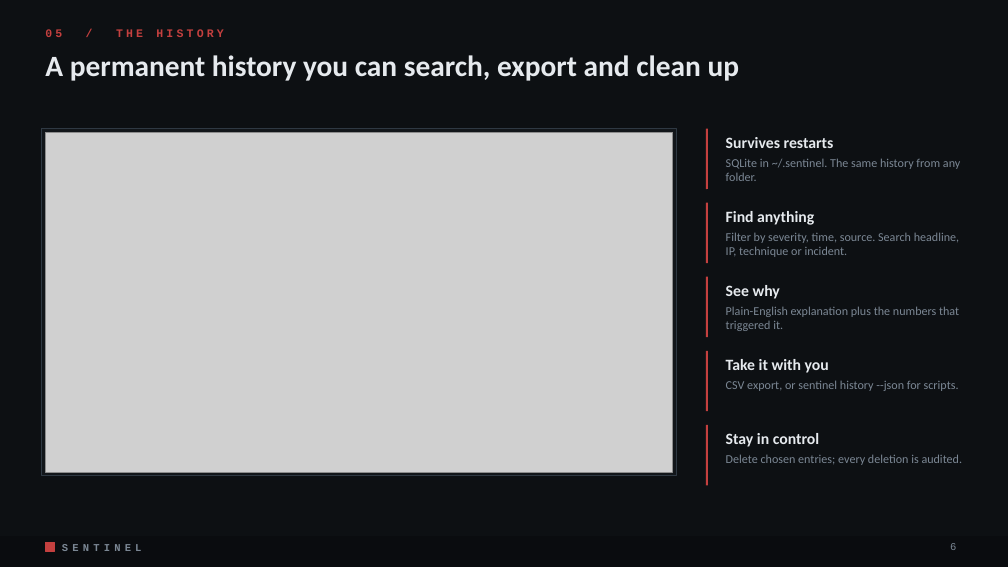
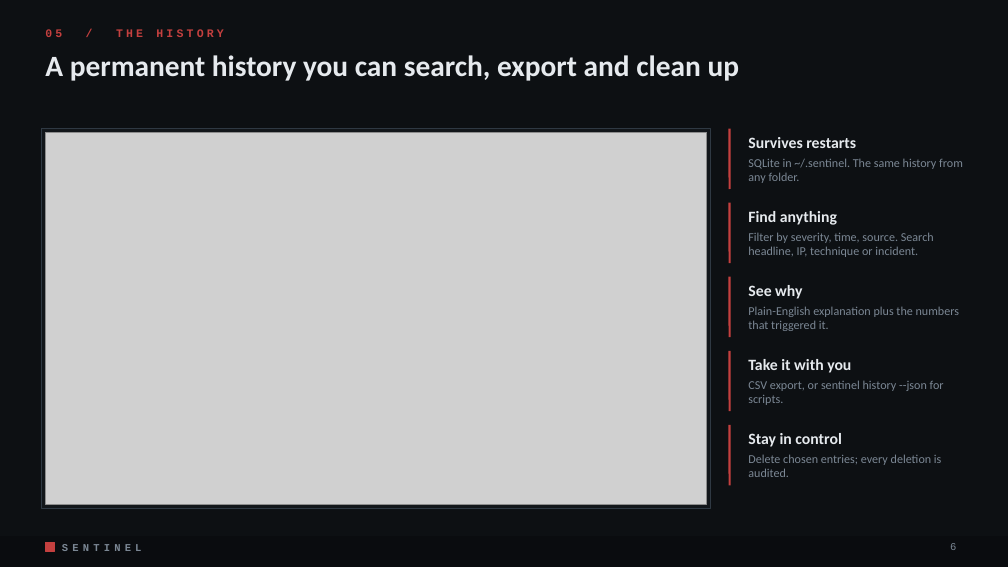
Before and after one commit to MRX-72/Hackt0b3r, a slide deck: slide 6 of docs/pitch/Sentinel_Pitch.pptx. Drawn at 1008x567 pixels with LibreOffice and Linux fonts; fonts in the diff are those of the drawing; grey boxes stand for pictures. Boxes give left, top, right and bottom in pixels: in the first picture for what was removed or moved away, otherwise in the second. Text is boxed around its words. In the diff, an @@ line names an element or a change of style, - is before the commit and + after.

Commit message:
Pitch deck: 19 slides with new console screenshots (notifications, devices, health), updated numbers, PDF export

```diff
--- a/docs/pitch/Sentinel_Pitch.pptx
+++ b/docs/pitch/Sentinel_Pitch.pptx
@@ rectangle: place and size @@
-rectangle at (42,129,677,476)
+rectangle at (42,129,711,508)
@@ picture: place and size @@
-picture at (45,132,673,473)
+picture at (45,132,707,504)
@@ text "Survives restarts": place and size @@
-text "Survives restarts" at (726,137,834,148)
+text "Survives restarts" at (748,137,856,148)
@@ text "SQLite in ~/.sentinel. The same ..." rewrapped from (726,158,960,181) to (748,158,963,183) @@
@@ text "Find anything": place and size @@
-text "Find anything" at (726,211,814,225)
+text "Find anything" at (748,211,837,225)
@@ text "Filter by severity, time, source. ..." rewrapped from (726,232,959,257) to (748,232,934,257) @@
@@ text "See why": place and size @@
-text "See why" at (726,285,780,299)
+text "See why" at (748,285,802,299)
@@ text "Plain-English explanation plus the numbers ..." rewrapped from (726,306,959,331) to (748,306,959,331) @@
@@ text "Take it with you": place and size @@
-text "Take it with you" at (726,359,829,373)
+text "Take it with you" at (748,359,851,373)
@@ text "CSV export, or sentinel history ..." rewrapped from (726,380,959,391) to (748,380,944,405) @@
@@ 5 lines: place and size @@
-5 lines at (707,129,707,485)
+5 lines at (730,129,730,485)
@@ text "Stay in control": place and size @@
-text "Stay in control" at (726,433,819,447)
+text "Stay in control" at (748,433,841,447)
@@ text "Delete chosen entries; every deletion ..." rewrapped from (726,454,963,465) to (748,454,941,477) @@
```
Also in this commit, not shown: 10 other slides changed, 3 slides added, 8 other files.
